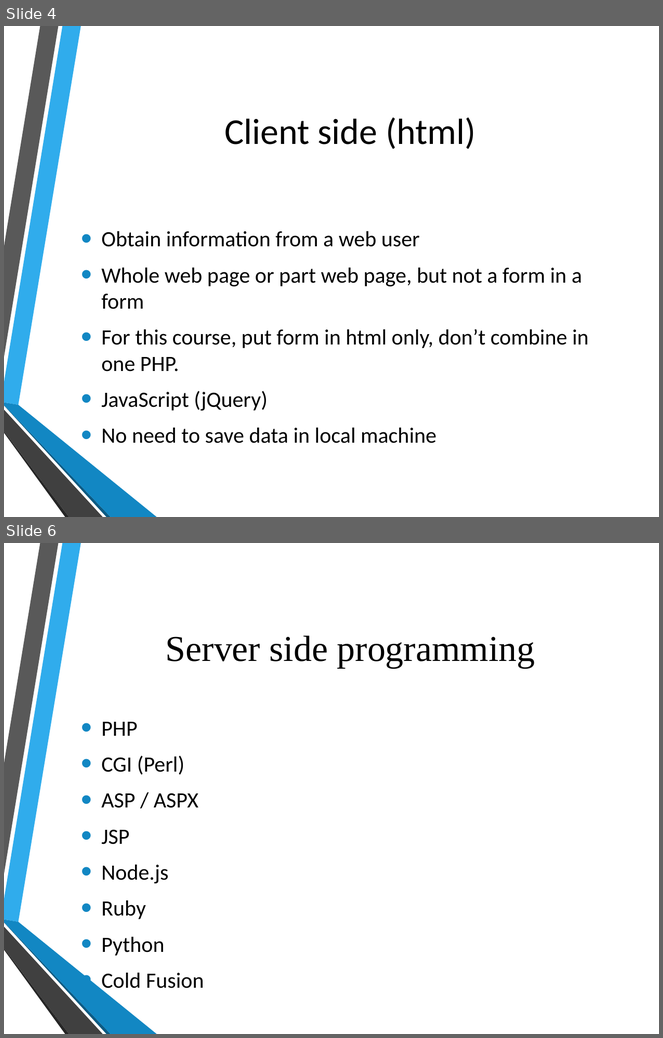
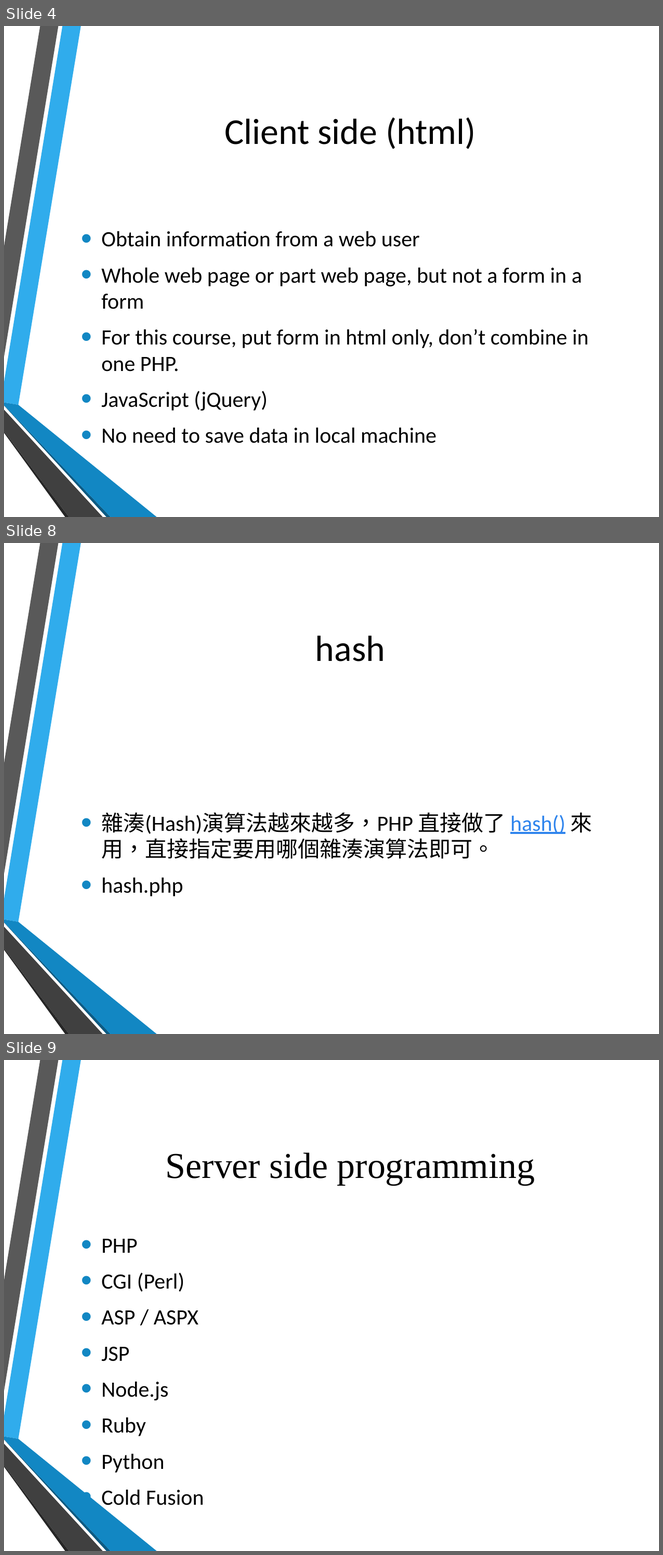
Before and after one commit to hatted/fevaworks-php, a slide deck: php-fw4/lesson4.pptx. Shown one above the other, each under a label of ours: slides 4 and 6 before the commit, slides 4, 8 and 9 after it; the slides between them are not shown. The pictures are 663x1038 and 663x1555 pixels, drawn with LibreOffice and Linux fonts; fonts in the diff are those of the drawing; background and template pictures are left out. Boxes give left, top, right and bottom in pixels: in the first picture for what was removed or moved away, otherwise in the second. Text is boxed around its words. In the diff, an @@ line names an element or a change of style, - is before the commit and + after.

```diff
--- a/php-fw4/lesson4.pptx
+++ b/php-fw4/lesson4.pptx
@@ slide 8 added at <box>4,543,659,1034</box>, background picture (left out); not listed: 6 template elements that a slide beside it also shows @@
@@ title added at <box>315,636,385,662</box>, 40 pt, text #000000 @@
+hash
@@ text added at <box>101,812,593,897</box>, 24 pt, text #000000 @@
+• 雜湊(Hash)演算法越來越多，PHP 直接做了 hash() 來用，直接指定要用哪個雜湊演算法即可。
+• hash.php
@@ what was slide 6 is now slide 9 @@
```
Also in this commit, not shown: 2 slides changed, 2 other slides added, 3 other files.
